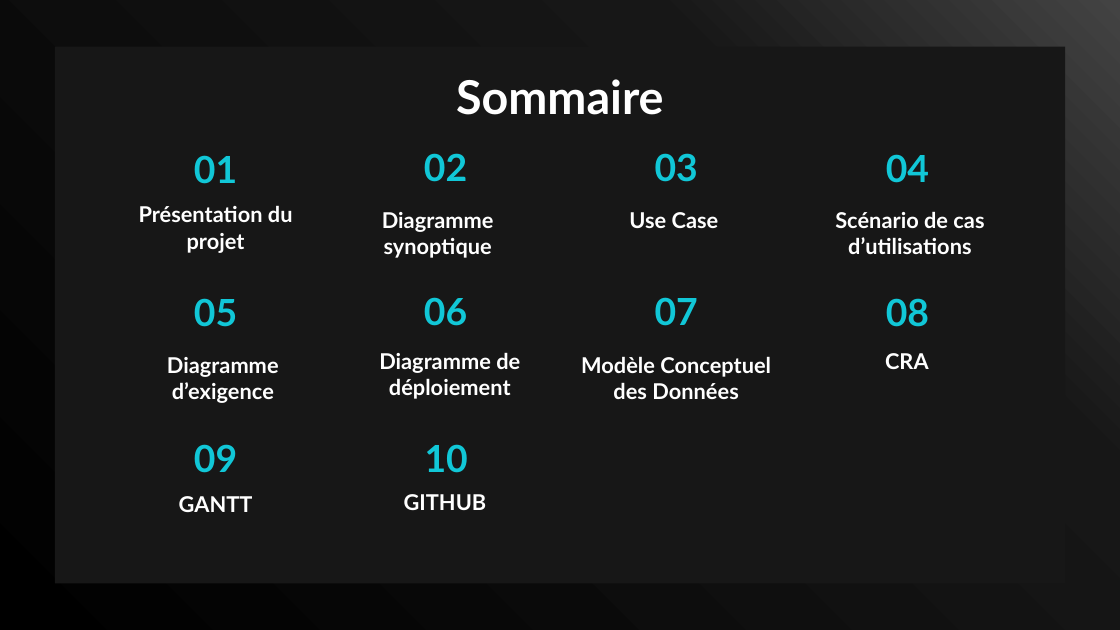
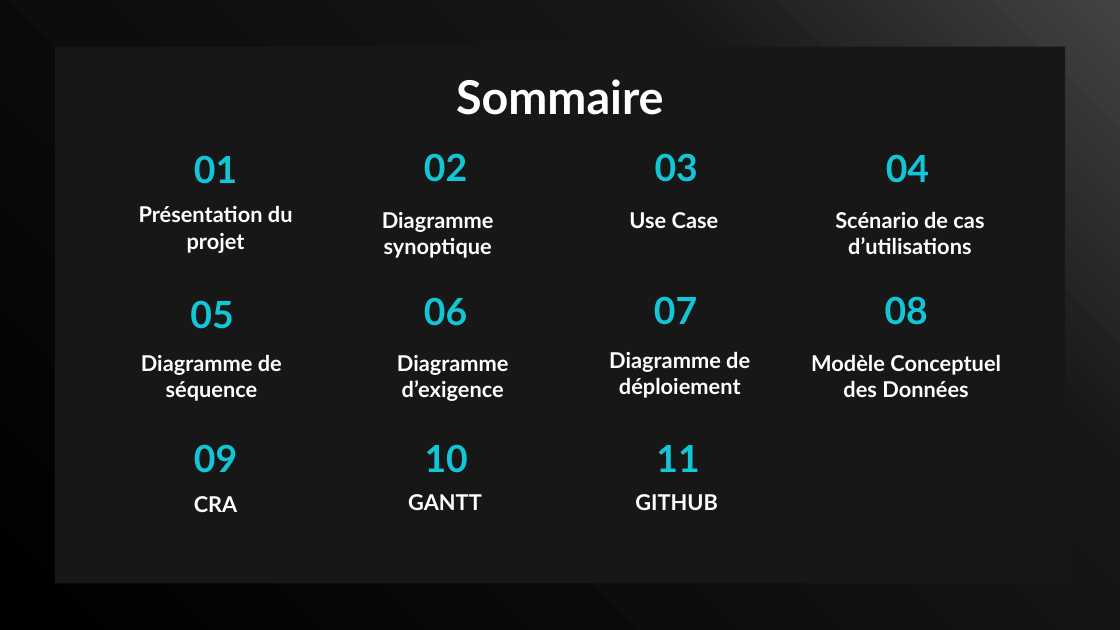
Before and after one commit to LeducJean/ProjetDMX, a slide deck: slide 2 of documentation/Powerpoint projet DMX.pptx. Drawn at 1120x630 pixels with LibreOffice and Linux fonts; fonts in the diff are those of the drawing; background and template pictures are left out. Boxes give left, top, right and bottom in pixels: in the first picture for what was removed or moved away, otherwise in the second. Text is boxed around its words. In the diff, an @@ line names an element or a change of style, - is before the commit and + after.

Commit message:
maj diapo diagramme séquence + add fichier revue 2

```diff
--- a/documentation/Powerpoint projet DMX.pptx
+++ b/documentation/Powerpoint projet DMX.pptx
@@ title "05": place and size @@
-title "05" at [194, 298, 237, 327]
+title "05" at [190, 300, 233, 329]
@@ subtitle added at [141, 354, 282, 401], 14 pt, text #FFFFFF, bold @@
+Diagramme de séquence
@@ 3 subtitles: place and size @@
-3 subtitles at [167, 352, 771, 403]
+3 subtitles at [397, 351, 1001, 401]
@@ subtitle removed at [885, 353, 929, 369] @@
-CRA
@@ title added at [656, 445, 699, 472], 24 pt, text #11C7D7, bold @@
+11
@@ subtitle at [194, 496, 238, 512]: text changed @@
-GANTT
+CRA
@@ subtitle at [408, 494, 482, 510]: text changed @@
-GITHUB
+GANTT
@@ subtitle added at [635, 494, 718, 510], 14 pt, text #FFFFFF, bold @@
+GITHUB
```
Also in this commit, not shown: 6 other slides changed, 2 slides added, 1 other file.
